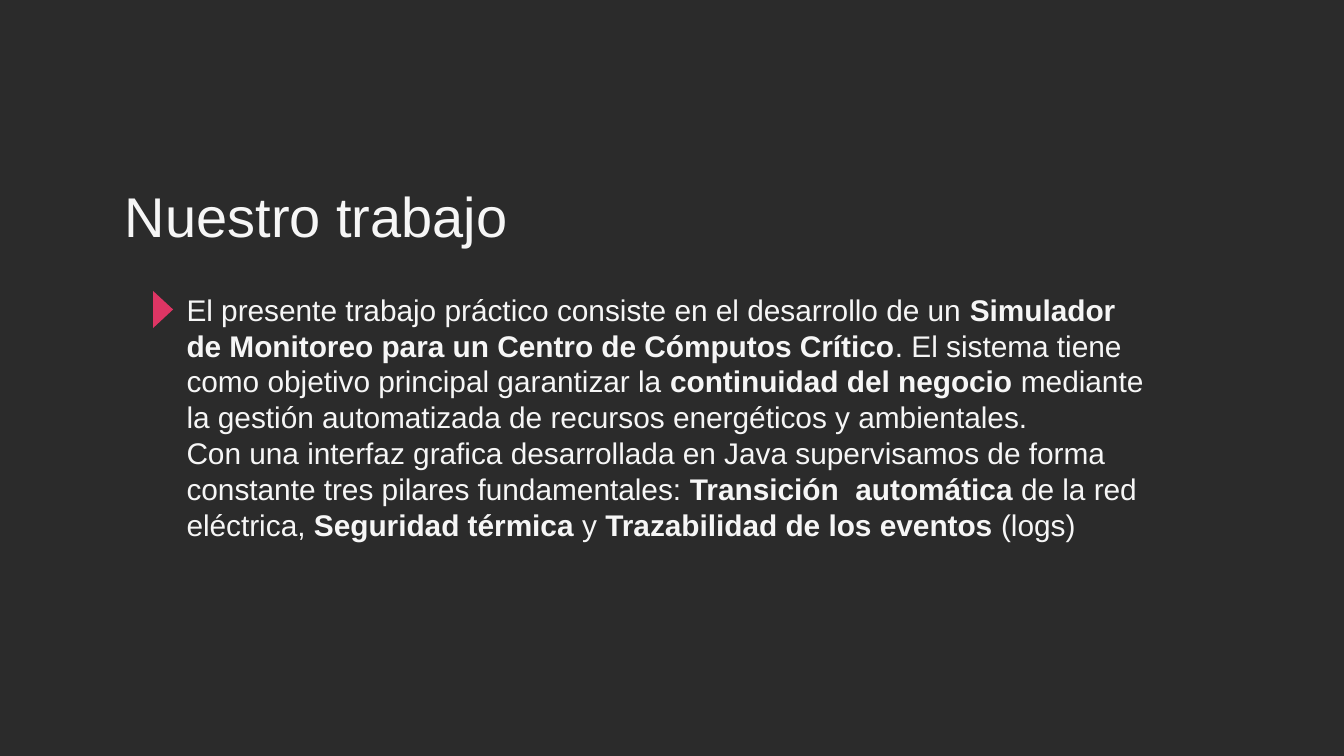
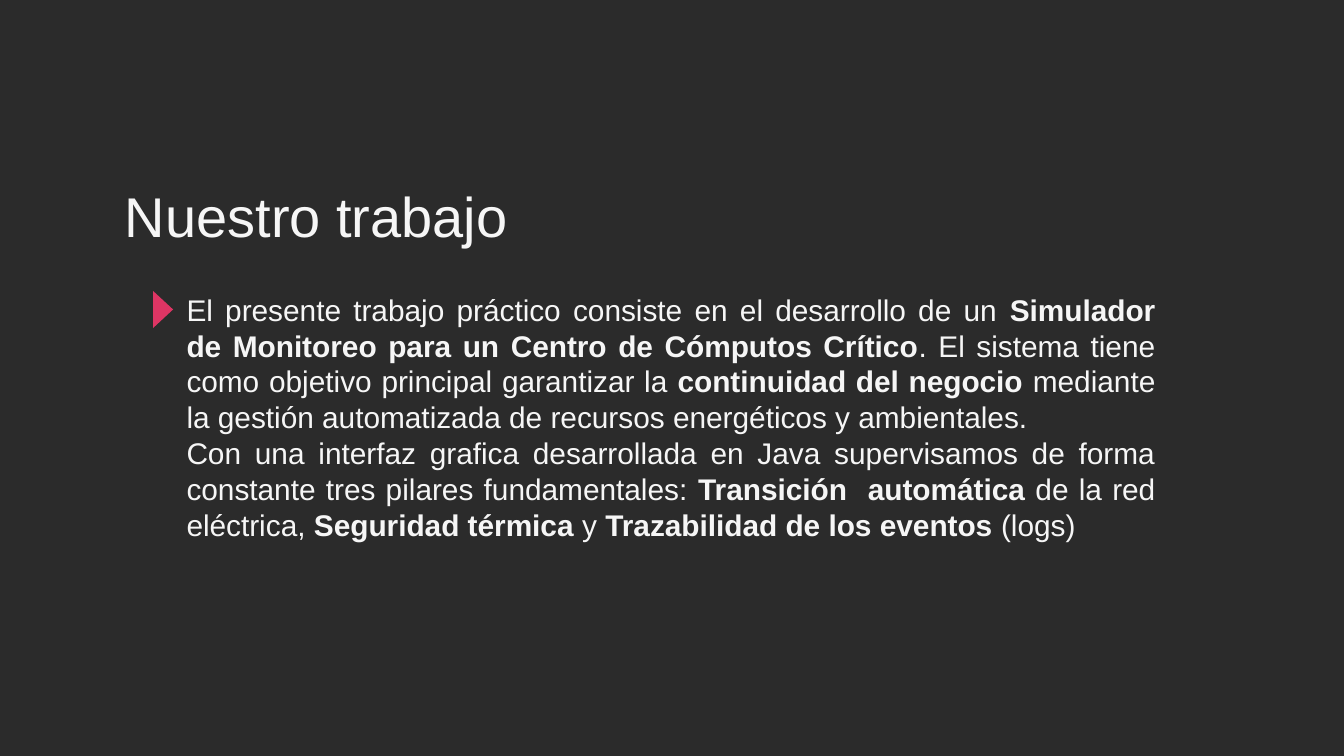
Before and after one commit to Juanpasq/concurrente-datacenter, a slide deck: slide 4 of documentacion/datacenter-final.pptx. Drawn at 1344x756 pixels with LibreOffice and Linux fonts; fonts in the diff are those of the drawing; background and template pictures are left out; a plain dark background stands for a picture behind light text. Boxes give left, top, right and bottom in pixels: in the first picture for what was removed or moved away, otherwise in the second. Text is boxed around its words. In the diff, an @@ line names an element or a change of style, - is before the commit and + after.

```diff
--- a/documentacion/datacenter-final.pptx
+++ b/documentacion/datacenter-final.pptx
@@ text "El presente trabajo práctico consiste ..." at [187, 299, 1156, 541]: alignment left to justified @@
```
Also in this commit, not shown: 1 other slide changed, 1 other file.
